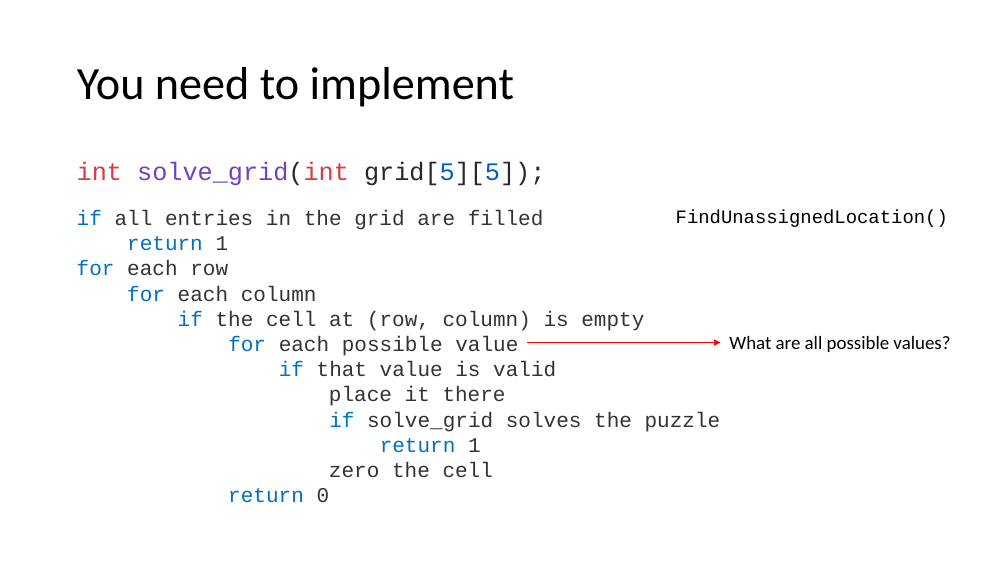
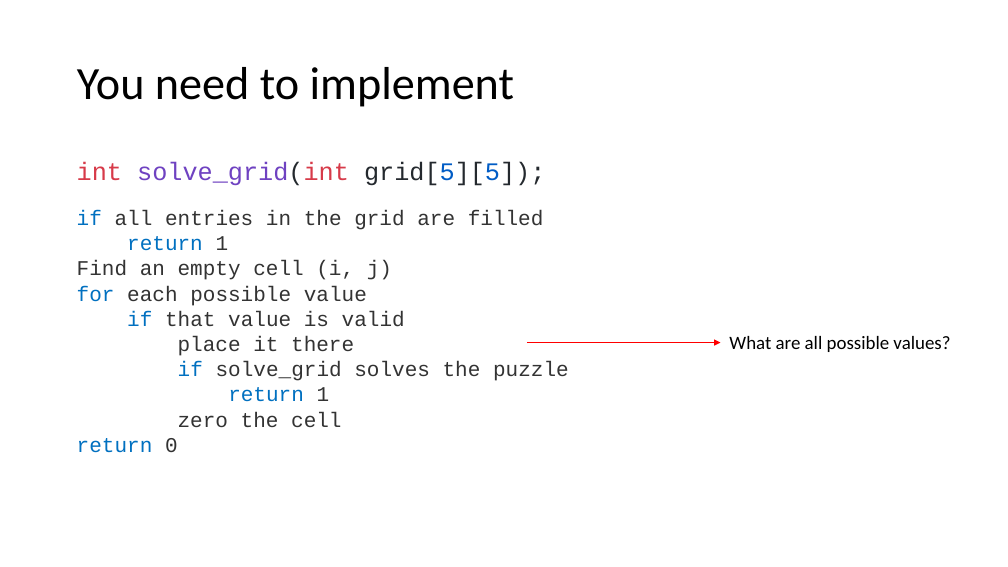
Before and after one commit to IouJenLiu/ece220_lab, a slide deck: slide 7 of lab7.pptx. Drawn at 1008x567 pixels with LibreOffice and Linux fonts; fonts in the diff are those of the drawing. Boxes give left, top, right and bottom in pixels: in the first picture for what was removed or moved away, otherwise in the second. Text is boxed around its words. In the diff, an @@ line names an element or a change of style, - is before the commit and + after.

```diff
--- a/lab7.pptx
+++ b/lab7.pptx
@@ text removed at [676, 210, 948, 227] @@
-FindUnassignedLocation()
@@ text at [77, 260, 392, 280]: text changed @@
-for each row
-for each column
-if the cell at (row, column) is empty
+Find an empty cell (i, j)
```
Also in this commit, not shown: 3 other slides changed.
